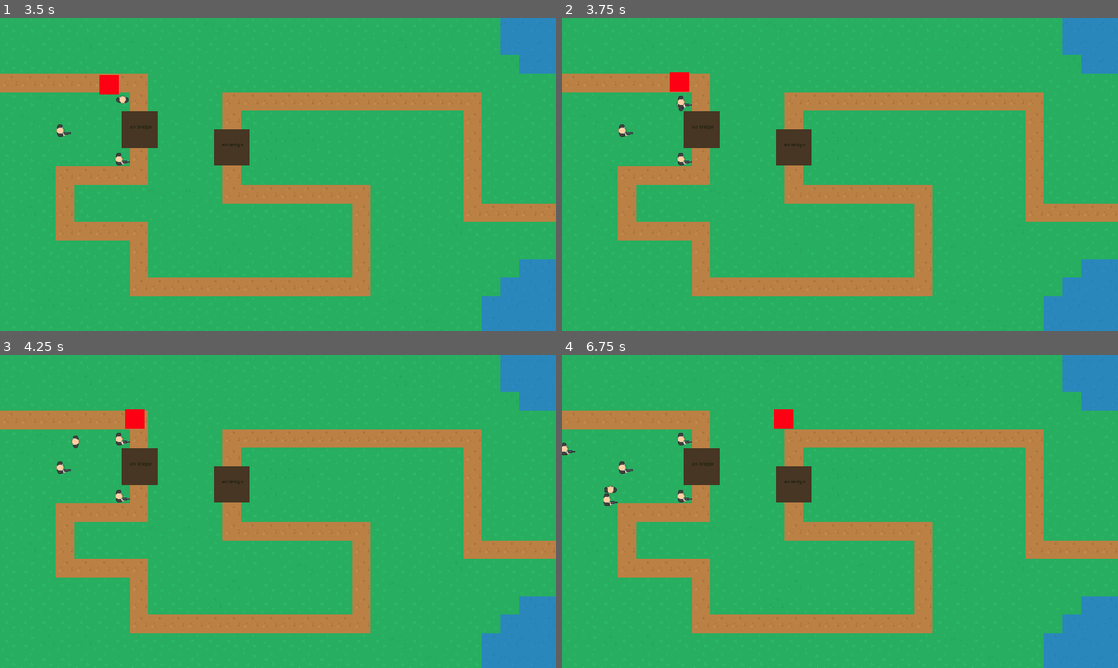
Above: before the commit, frames 1-4 (two rows, left to right).
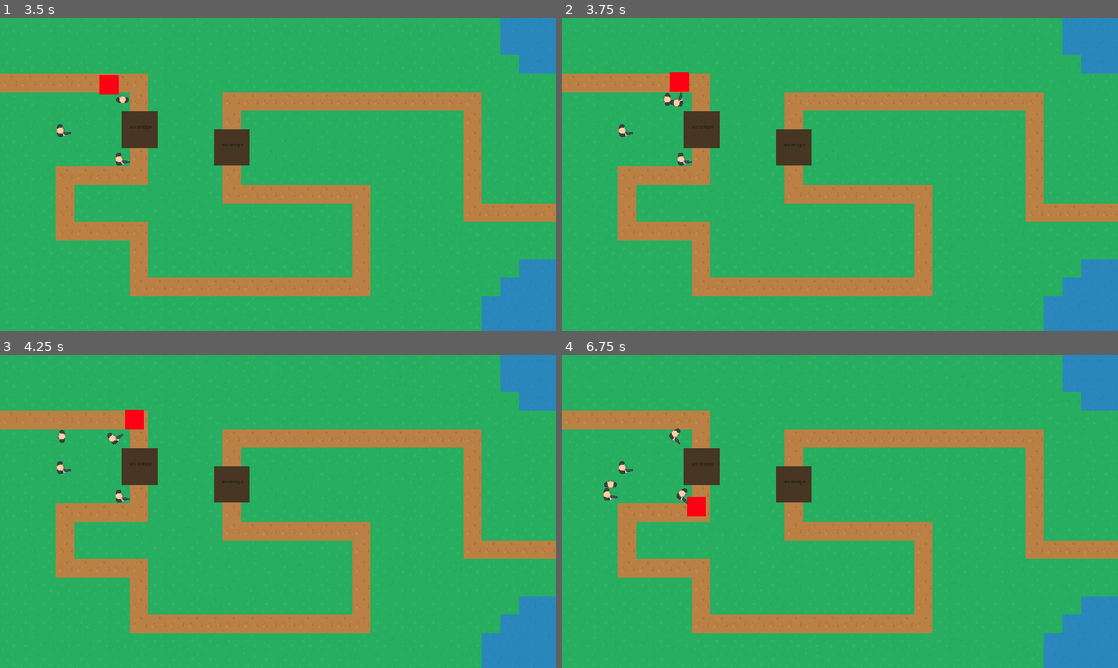
Above: after the commit, the same moments.

Repository: egreenfield323/CS390-group-prototype
Game: Godot game, scene res://Scenes/Levels/level_1.tscn
The game is run twice, just before and just after one commit, with the same random seed, the same clock (stepped at 60 frames per second) and the same inputs.
Inputs (mouse positions are in pixels of both pictures, inside the frame that each line leads up to):
- Up to frame 1 (3.5 s): move the mouse to (400, 158) at 0.52 s; hold D (move_right) 0.53-1.28 s; tap Space (clone) every 0.75 s from 0.6 to 2.85 s; move the mouse to (166, 190) at 1.27 s; hold S (move_down) 1.28-2.03 s; move the mouse to (333, 105) at 2.02 s; hold D (move_right) 2.03-2.78 s; move the mouse to (250, 237) at 2.77 s; hold W (move_up) from 2.78 s (still down)
- Up to frame 2 (3.75 s): move the mouse to (1006, 221) at 3.52 s; release W (move_up) at 3.53 s; hold A (move_left) from 3.53 s (still down); tap Space (clone) at 3.6 s
- Up to frame 3 (4.25 s): keep holding A (move_left)
- Up to frame 4 (6.75 s): move the mouse to (673, 464) at 4.27 s; tap Space (clone) every 0.75 s from 4.35 to 6.6 s; move the mouse to (867, 511) at 5.02 s; release A (move_left) at 5.03 s; hold S (move_down) 5.03-5.78 s; move the mouse to (756, 433) at 5.77 s; hold D (move_right) 5.78-6.53 s; move the mouse to (962, 495) at 6.52 s; hold W (move_up) from 6.53 s (still down)

Frame 1 is identical in both runs. In frame 2, 0.1% of the frame differs, in the area x 18-24%, y 23-30%; in frame 3, 0.2%; in frame 4, 0.8%, in the area x 0-42%, y 17-52%.

Commit message:
change to collision layer 3

Diff:
--- a/Project/group-prototype/inDev/Enemy.tscn
+++ b/Project/group-prototype/inDev/Enemy.tscn
@@ -44,13 +44,14 @@
 }
 
 [node name="Enemy" type="CharacterBody2D" groups=["Enemies", "enemy"]]
+collision_layer = 4
 script = ExtResource("1_mdr5b")
 
 [node name="ColorRect" type="ColorRect" parent="."]
-offset_left = -34.2974
-offset_top = -36.2716
-offset_right = 31.7026
-offset_bottom = 30.7284
+offset_left = -34.0
+offset_top = -33.0
+offset_right = 32.0
+offset_bottom = 34.0
 color = Color(0.99527, 0, 0.0737783, 1)
 
 [node name="CollisionShape2D" type="CollisionShape2D" parent="."]
